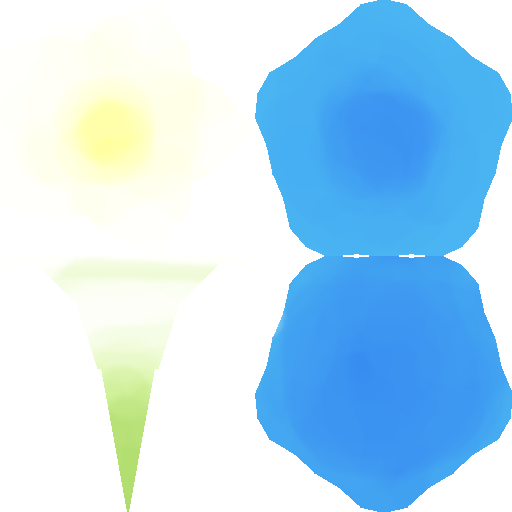
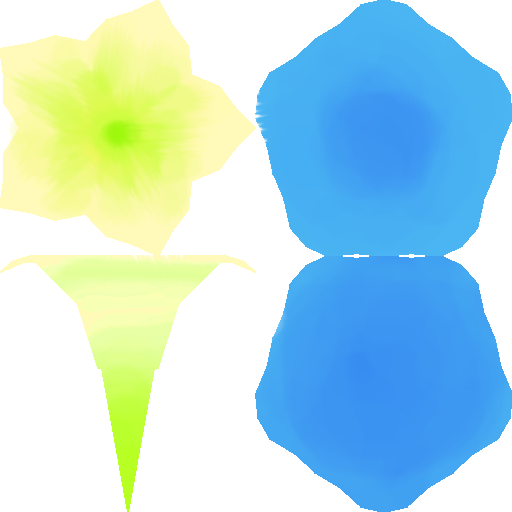
Layers edited between the first and the second 512x512 image:
added layer "Colors Yellow Flower" above "Colors" over [0, 0, 270, 512]
hid "Colors", painted on it over [0, 0, 270, 512]
